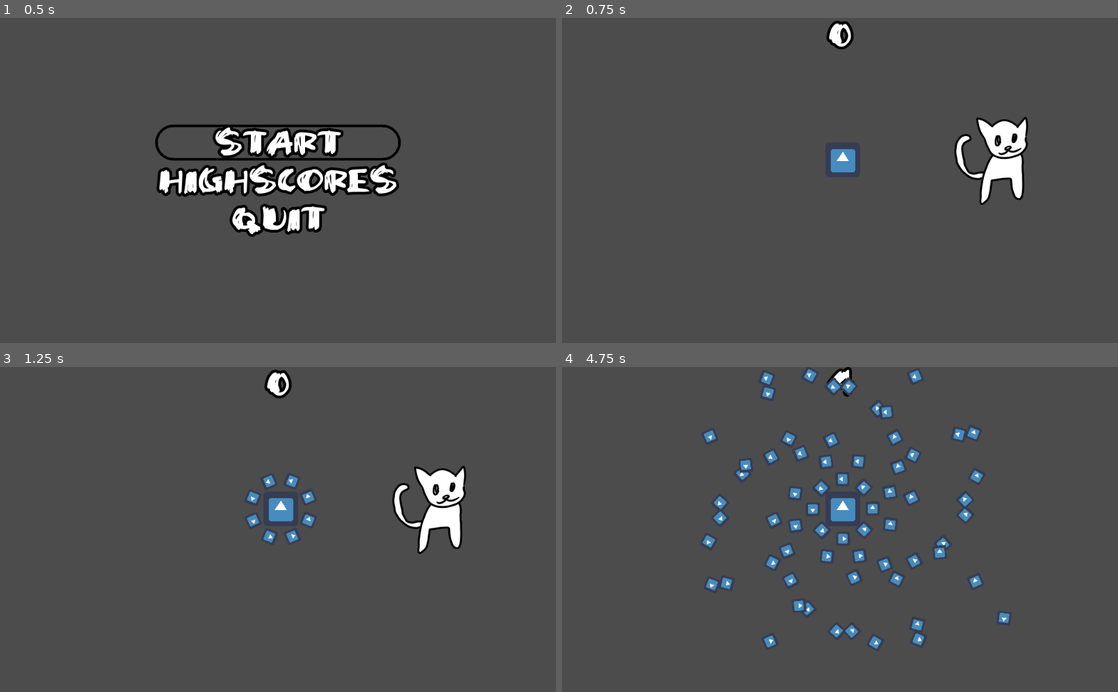
Above: before the commit, frames 1-4 (two rows, left to right).
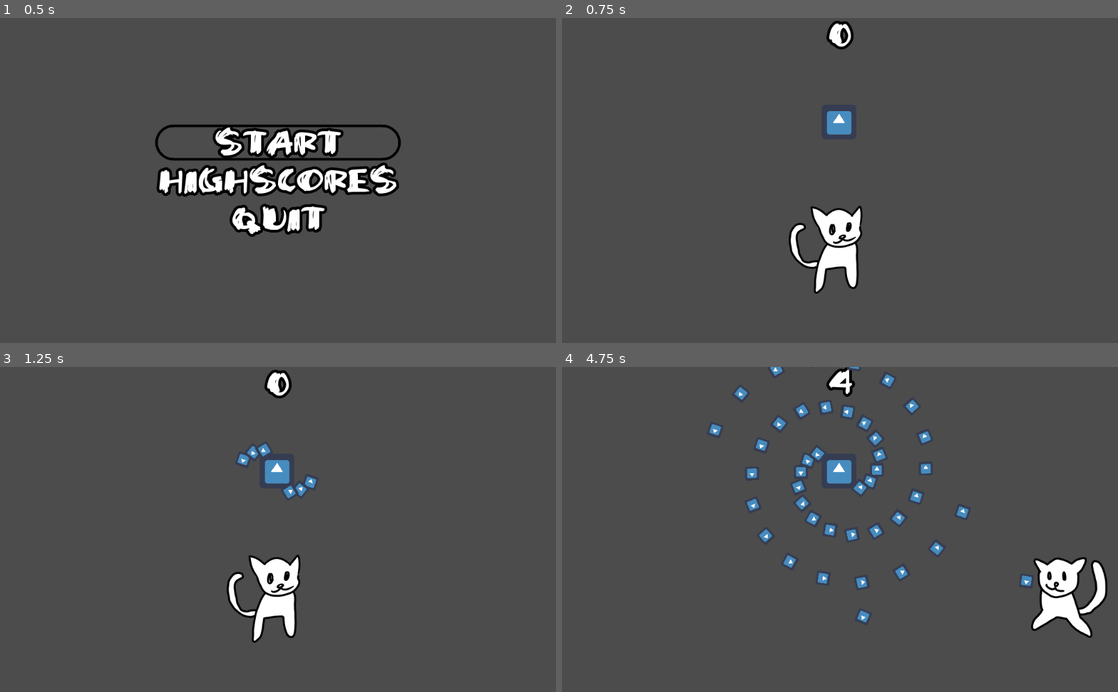
Above: after the commit, the same moments.

Repository: Magesu/mini-jam-100-overload
Game: Godot game, scene res://Main.tscn
Same seed, same stepped clock (60 frames per second), same inputs: the game is played once before the commit and once after it. The engine's default icon, where the game draws it, is replaced by a stand-in: a white triangle on a blue panel in a dark square.
Inputs (mouse positions are in pixels of both pictures, inside the frame that each line leads up to):
- Up to frame 1 (0.5 s): no input
- Up to frame 2 (0.75 s): click "Start" at 0.5 s
- Up to frame 3 (1.25 s): no input
- Up to frame 4 (4.75 s): move the mouse to (962, 513) at 1.27 s; hold Right (ui_right) 1.28-2.03 s; click (962, 513) at 1.35 s; move the mouse to (728, 545) at 2.02 s; hold Down (ui_down) 2.03-2.78 s; click (728, 545) at 2.1 s; move the mouse to (895, 458) at 2.77 s; hold Right (ui_right) 2.78-3.53 s; click (895, 458) at 2.85 s; move the mouse to (812, 594) at 3.52 s; hold Up (ui_up) 3.53-4.28 s; click (812, 594) at 3.6 s; move the mouse to (1006, 578) at 4.27 s; hold Left (ui_left) from 4.28 s (still down); click (1006, 578) at 4.35 s

Frame 1 is identical in both runs. In frame 2, 4.4% of the frame differs, in the area x 40-84%, y 28-85%; in frame 3, 5.1%; in frame 4, 7.9%, in the area x 25-99%, y 0-87%.

Commit message:
Removed variable that was lying around from spinning bullet experiments

Diff:
--- a/Scenes/Game.tscn
+++ b/Scenes/Game.tscn
@@ -1,6 +1,6 @@
 [gd_scene load_steps=6 format=2]
 
-[ext_resource path="res://Scenes/Enemy.tscn" type="PackedScene" id=2]
+[ext_resource path="res://Scenes/AngyChihuahua.tscn" type="PackedScene" id=1]
 [ext_resource path="res://Scenes/Player.tscn" type="PackedScene" id=3]
 [ext_resource path="res://Scenes/Scripts/Game.gd" type="Script" id=4]
 [ext_resource path="res://Scenes/Score.gd" type="Script" id=5]
@@ -10,10 +10,10 @@
 script = ExtResource( 4 )
 
 [node name="Player" parent="." instance=ExtResource( 3 )]
-position = Vector2( 808, 264 )
+position = Vector2( 503, 428 )
 
-[node name="Enemy" parent="." instance=ExtResource( 2 )]
-position = Vector2( 517, 262 )
+[node name="AngyChihuahua" parent="." instance=ExtResource( 1 )]
+position = Vector2( 510, 192 )
 
 [node name="CanvasLayer" type="CanvasLayer" parent="."]
 follow_viewport_enable = true
--- a/Scenes/Scripts/Shooter.gd
+++ b/Scenes/Scripts/Shooter.gd
@@ -79,8 +79,6 @@
 			var top = (float(bullet_speed) * bullet_speed_variation) / 2
 			bullet.speed = bullet_speed + int(rand_range(bottom, top))
 
-		bullet.angular_speed = bullet_angular_speed
-
 		# Looks for the "Game" node to add bullets as children
 		get_parent().get_parent().add_child(bullet)
 
